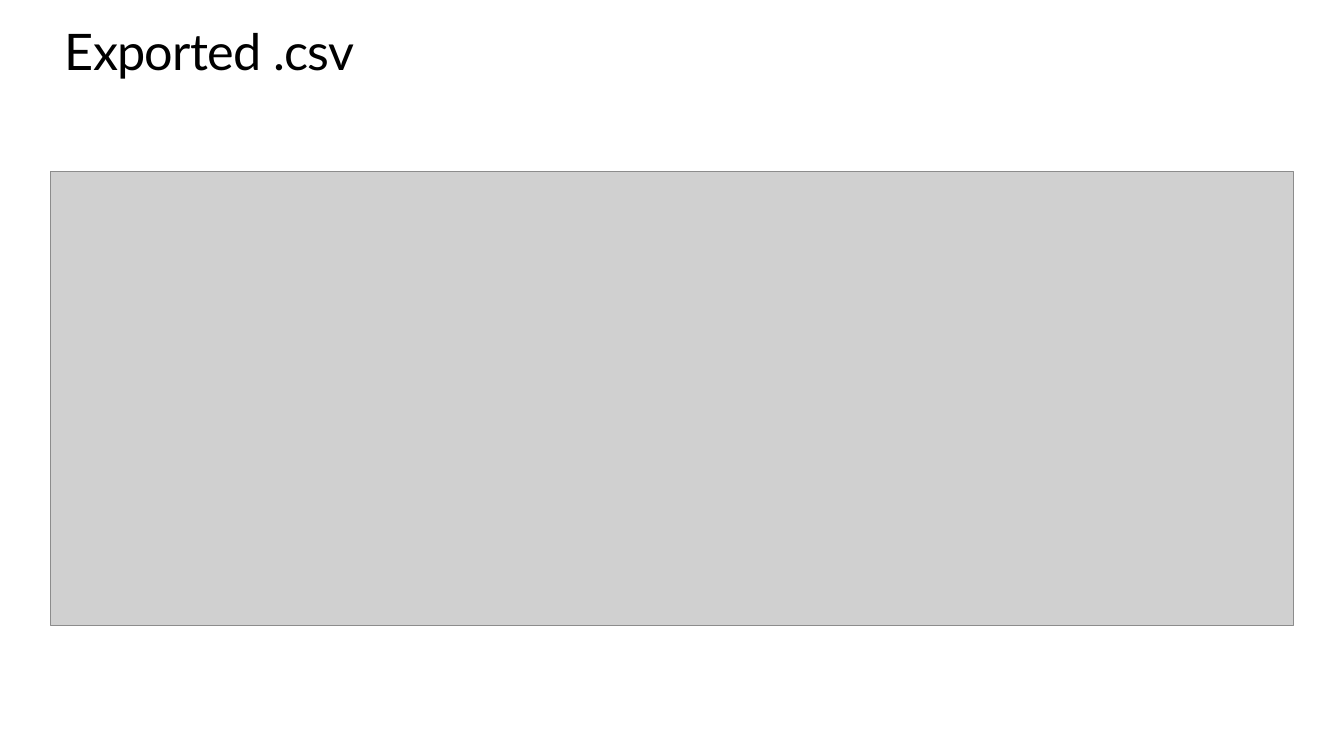
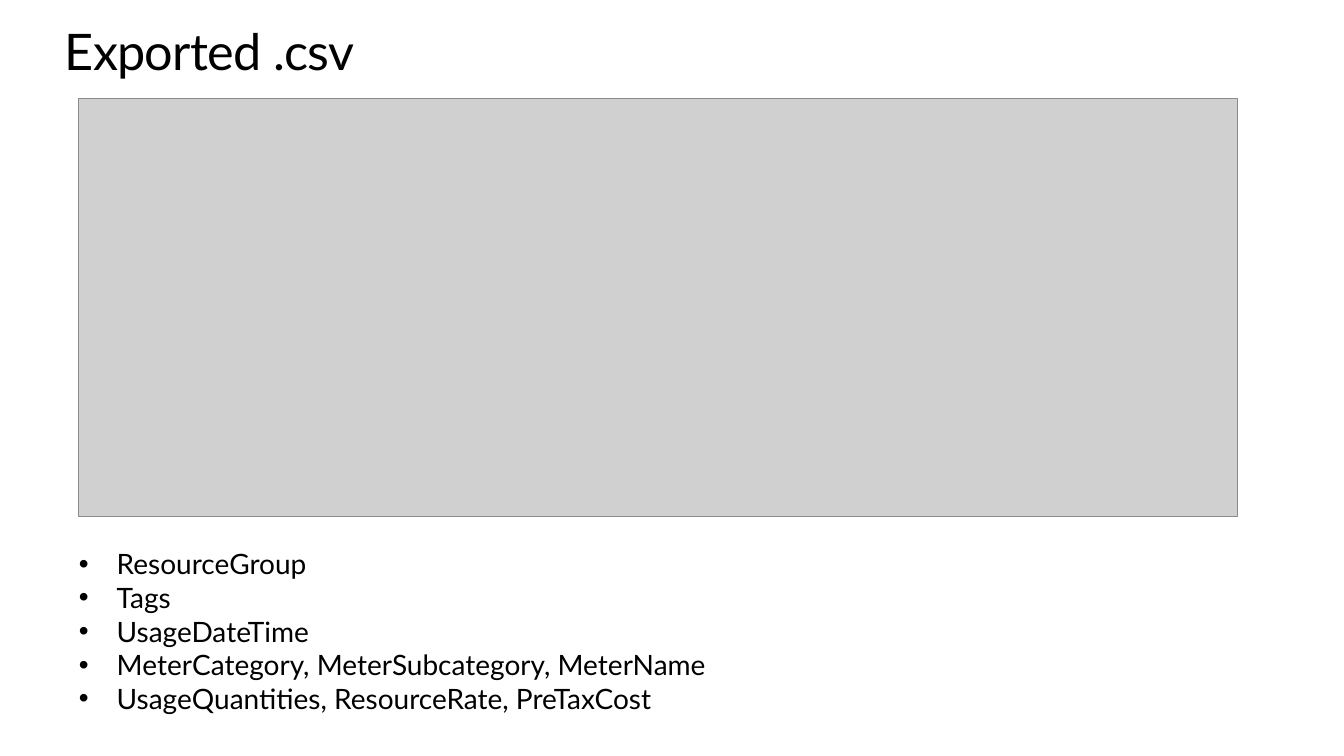
Before and after one commit to peterperov/MSFTCSA, a slide deck: slide 8 of 126-AzureCost/Azure Cost PBI BootCamp.pptx. Drawn at 1344x756 pixels with LibreOffice and Linux fonts; fonts in the diff are those of the drawing; grey boxes stand for pictures; background and template pictures are left out. Boxes give left, top, right and bottom in pixels: in the first picture for what was removed or moved away, otherwise in the second. Text is boxed around its words. In the diff, an @@ line names an element or a change of style, - is before the commit and + after.

```diff
--- a/126-AzureCost/Azure Cost PBI BootCamp.pptx
+++ b/126-AzureCost/Azure Cost PBI BootCamp.pptx
@@ picture: place and size @@
-picture at <box>50,171,1294,625</box>
+picture at <box>79,99,1238,517</box>
@@ text added at <box>117,553,706,714</box>, 20 pt, text #000000 @@
+• ResourceGroup
+• Tags
+• UsageDateTime
+• MeterCategory, MeterSubcategory, MeterName
+• UsageQuantities, ResourceRate, PreTaxCost
```
Also in this commit, not shown: 4 other slides changed, 5 slides added, 2 slides removed, 1 other file.
